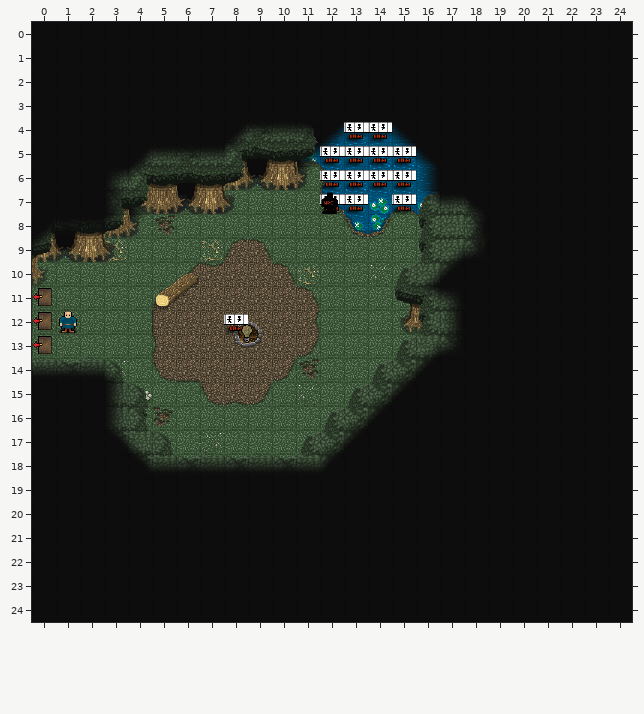
Tiled map, stored at Content/Maps/gideon_tower_outside_camp.tmx. The picture above is the old version.
Cells are 32x32 px. Shown: x 0..24, y 0..24.
And afterwards:
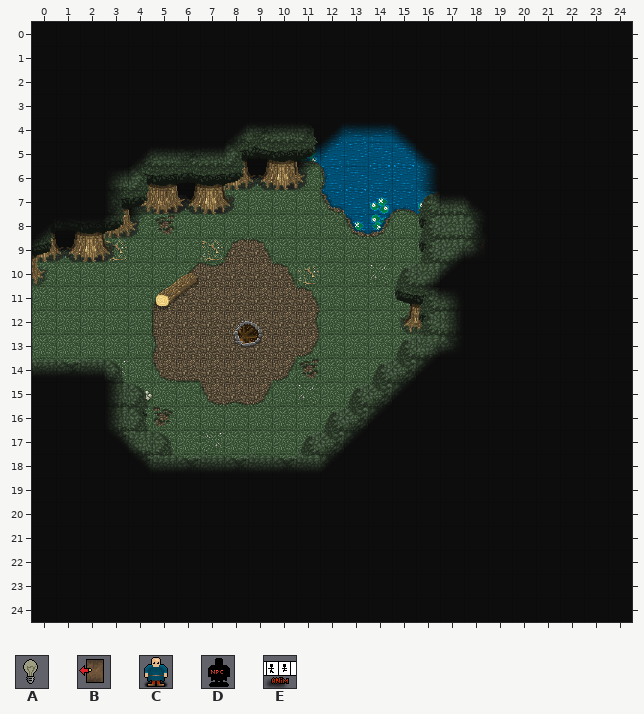
Key: from "scriptingTiles": A 0, B 2, C 3, D 6, E 13.
Objects are placed by their top-left corner, in cells (3,4 is the top-left corner of cell 3,4); size is 1x1 cell unless given.
Diff:
Layer "triggers" (now hidden):
Object E "set234slol" at 13,4 is removed.
Object E "set234slolo" at 14,4 is removed.
Object E "set2342" at 13,5 is removed.
Object E "set234s124" at 14,5 is removed.
Object E "set234s23" at 12,5 is removed.
Object E "set234sht3" at 15,5 is removed.
Object E "set234" at 13,6 is removed.
Object E "set234s" at 14,6 is removed.
Object E "set234f" at 15,6 is removed.
Object E "set234sas" at 12,6 is removed.
Object E "af1" at 12,7 is removed.
Object E "set234fd" at 13,7 is removed.
Object E "set234sgs" at 15,7 is removed.
Object D "gideon" at 11.9,7 is removed.
Object B "lv2" at 0,11 is removed.
Object B "lv4" at 0,12 is removed.
Object C "Baldric" at 1,12 is removed.
Object E "fireplaceanim" at 8,12 is removed.
Object A "camplight" at 8.5,12.5 is removed.
Object B "lv6" at 0,13 is removed.
Pixel boxes of the changes (left, top, right, bottom) in both pictures:
removed: (320, 122, 416, 214)
removed: (33, 288, 77, 354)
removed: (224, 314, 253, 343)
